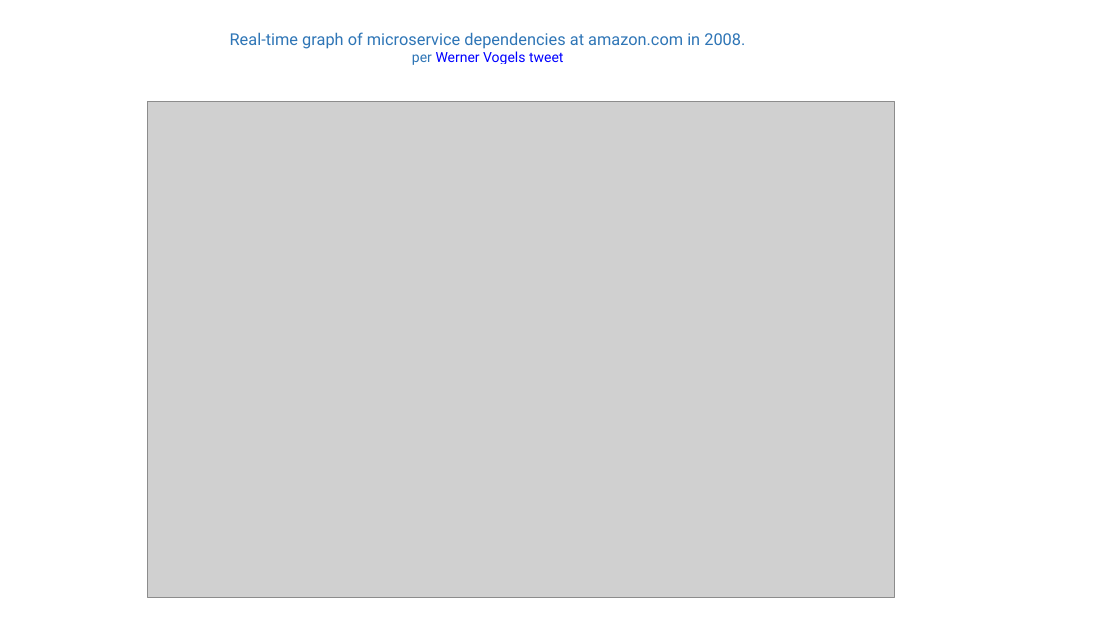
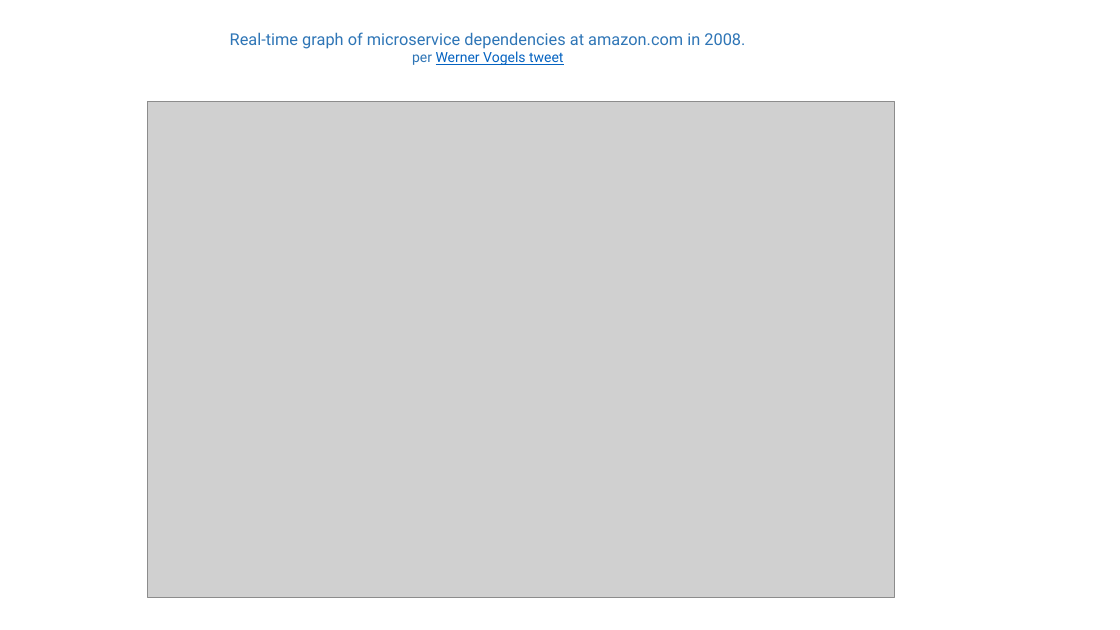
Before and after one commit to michaellif/event-driven-microservices-example, a slide deck: slide 8 of MicroservicesTraining.pptx. Drawn at 1120x630 pixels with LibreOffice and Linux fonts; fonts in the diff are those of the drawing; grey boxes stand for pictures. Boxes give left, top, right and bottom in pixels: in the first picture for what was removed or moved away, otherwise in the second. Text is boxed around its words. In the diff, an @@ line names an element or a change of style, - is before the commit and + after.

```diff
--- a/MicroservicesTraining.pptx
+++ b/MicroservicesTraining.pptx
@@ text at box(412, 51, 563, 65): text colour #0000FF to #0563C1 in "Werner Vogels tweet" @@
```
Also in this commit, not shown: 19 other slides changed.
